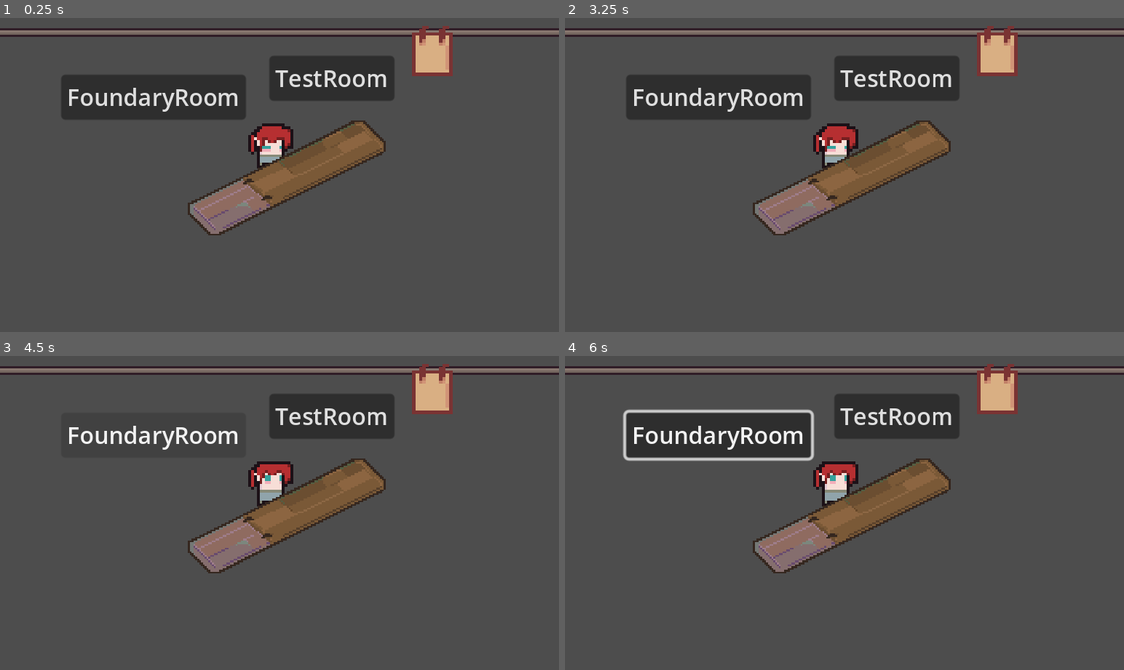
Above: before the commit, frames 1-4 (two rows, left to right).
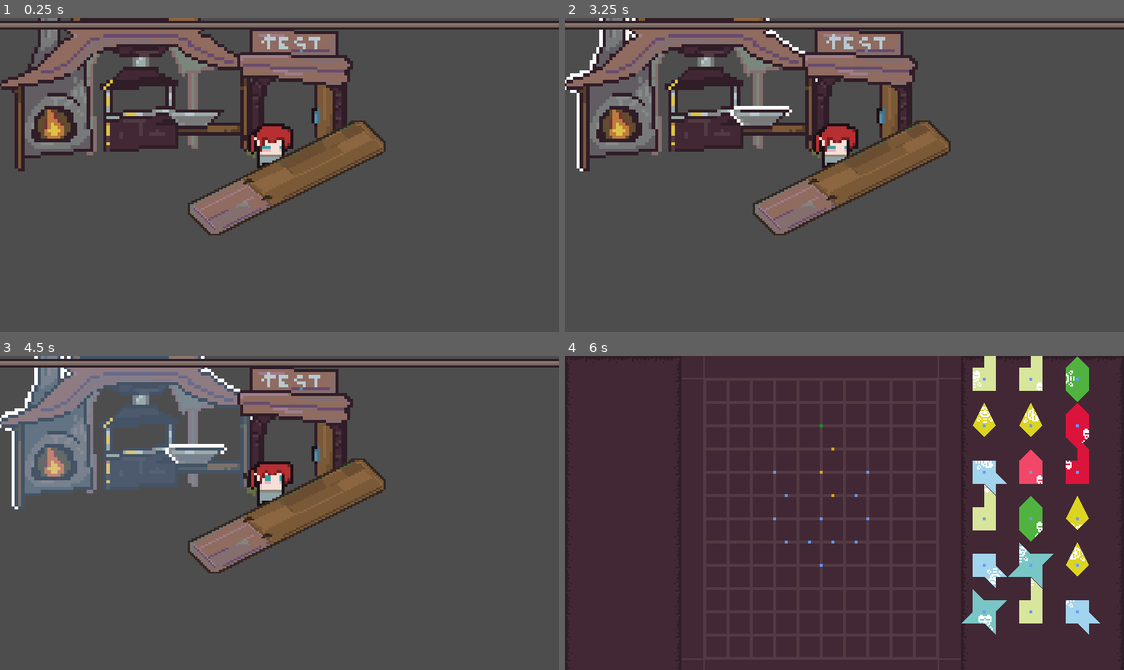
Above: after the commit, the same moments.

Repository: roam1n/forge
Game: Godot game, scene res://Scenes/storeFront/storeFront.tscn
Two runs of this game, one before a commit and one after it. Both use one fixed random seed, a clock stepped at 60 frames per second and the inputs below.
Inputs (mouse positions are in pixels of both pictures, inside the frame that each line leads up to):
- Up to frame 1 (0.25 s): no input
- Up to frame 2 (3.25 s): tap Enter at 0.5, 2.75 s; move the mouse to (967, 159) at 0.52 s; press the mouse at (967, 159) at 0.53 s; hold D (right) 0.53-1.25 s; release the mouse at (967, 159) at 1.25 s; tap Space at 1.25 s; drag from (732, 190) to (816, 237) at 1.27 s; move the mouse to (900, 105) at 2.02 s; hold D (right) 2.03-2.75 s; hold Ctrl 2.03-2.75 s; drag from (816, 237) to (676, 127) at 2.77 s
- Up to frame 3 (4.5 s): move the mouse to (447, 560) at 3.52 s; hold A (left) 3.53-4.25 s; tap Z at 3.6 s; tap Space at 4.25 s; drag from (111, 465) to (195, 434) at 4.27 s
- Up to frame 4 (6 s): move the mouse to (872, 513) at 5.02 s; hold S (down) 5.03-5.75 s; tap Tab at 5.1 s; click (872, 513) at 5.17 s; tap Enter at 5.75 s; drag from (760, 434) to (732, 528) at 5.77 s

The runs differ from the first frame. In frame 1, 22% of the frame differs, in the area x 0-100%, y 0-49%; in frame 2, 22%; in frame 3, 20%; in frame 4, 86%, in the area x 0-100%, y 0-100%.

Commit message:
更新了制造室和测试室的图标

Diff:
--- a/Scenes/storeFront/storeFront.tscn
+++ b/Scenes/storeFront/storeFront.tscn
@@ -1,10 +1,16 @@
-[gd_scene load_steps=8 format=3 uid="uid://ccj46f1anhdrw"]
-
+[gd_scene load_steps=14 format=3 uid="uid://ccj46f1anhdrw"]
+
+[ext_resource type="Texture2D" uid="uid://dna8chy7xavmc" path="res://assets/testRoomButton_NORMAL.png" id="1_1nh26"]
 [ext_resource type="Script" path="res://scripts/StoreFront/buttonToTestRoom.gd" id="1_3f42r"]
+[ext_resource type="Texture2D" uid="uid://ttiqexsk2mtj" path="res://assets/testRoomButton_PRESSED.png" id="2_0vfqo"]
+[ext_resource type="Texture2D" uid="uid://dwyn7t653fsdk" path="res://assets/testRoomButton_HOVER.png" id="2_1rl6l"]
 [ext_resource type="Script" path="res://scripts/StoreFront/buttonToFoundryRoom.gd" id="2_bj1u6"]
 [ext_resource type="Texture2D" uid="uid://cc5msn0226lda" path="res://assets/0x72_16x16DungeonTileset.v5.png" id="3_nlng3"]
 [ext_resource type="PackedScene" uid="uid://devfa4gscvya5" path="res://Scenes/storeFront/player.tscn" id="4_0fdjy"]
+[ext_resource type="Texture2D" uid="uid://qnlappp1ka6x" path="res://assets/faundryRoomButton_NORMAL.png" id="5_k5ikf"]
 [ext_resource type="PackedScene" uid="uid://88gt3j0hvmns" path="res://Scenes/storeFront/commissionSheet.tscn" id="5_l63x6"]
+[ext_resource type="Texture2D" uid="uid://461ux638pw4" path="res://assets/faundryRoomButton_PRESSED.png" id="6_urlj2"]
+[ext_resource type="Texture2D" uid="uid://doufnkru57gn1" path="res://assets/faundryRoomButton_HOVER.png" id="7_26rtt"]
 
 [sub_resource type="TileSetAtlasSource" id="TileSetAtlasSource_xdn32"]
 texture = ExtResource("3_nlng3")
@@ -337,20 +343,27 @@
 
 [node name="Buttons" type="Node" parent="Control"]
 
-[node name="TestRoom" type="Button" parent="Control/Buttons"]
-offset_left = 185.0
-offset_top = 26.0
-offset_right = 271.0
-offset_bottom = 57.0
-text = "TestRoom"
+[node name="TestRoomButton" type="TextureButton" parent="Control/Buttons"]
+z_index = 1
+offset_left = 155.0
+offset_top = 1.0
+offset_right = 203.0
+offset_bottom = 49.0
+scale = Vector2(2.03658, 2.03658)
+texture_normal = ExtResource("1_1nh26")
+texture_pressed = ExtResource("2_0vfqo")
+texture_hover = ExtResource("2_1rl6l")
 script = ExtResource("1_3f42r")
 
-[node name="FoundryRoom" type="Button" parent="Control/Buttons"]
-offset_left = 42.0
-offset_top = 39.0
-offset_right = 169.0
-offset_bottom = 70.0
-text = "FoundaryRoom"
+[node name="FoundryRoomButton" type="TextureButton" parent="Control/Buttons"]
+offset_left = -10.0
+offset_top = -18.0
+offset_right = 80.0
+offset_bottom = 40.0
+scale = Vector2(2.24584, 2.24584)
+texture_normal = ExtResource("5_k5ikf")
+texture_pressed = ExtResource("6_urlj2")
+texture_hover = ExtResource("7_26rtt")
 script = ExtResource("2_bj1u6")
 
 [node name="TileMap" type="TileMap" parent="."]
@@ -360,10 +373,12 @@
 layer_0/tile_data = PackedInt32Array(-131067, 1900544, 7, -65531, 1835008, 7, -131066, 1835008, 7, -65530, 1900544, 7,  …(10030 unchanged characters)…
 
 [node name="Player" parent="." instance=ExtResource("4_0fdjy")]
+z_index = 2
 position = Vector2(142, 44)
 scale = Vector2(1.92908, 1.92908)
 
 [node name="Counter" type="Sprite2D" parent="."]
+z_index = 2
 position = Vector2(153, 66)
 scale = Vector2(1.25505, 1.25505)
 texture = ExtResource("3_nlng3")
@@ -373,15 +388,17 @@
 [node name="Commision" type="Node" parent="."]
 
 [node name="Pole1" type="Sprite2D" parent="Commision"]
-position = Vector2(193, 10)
+position = Vector2(194, 5)
 scale = Vector2(26.2076, 1.48764)
 texture = ExtResource("3_nlng3")
 region_enabled = true
 region_rect = Rect2(383, 178, 18, 4)
 
 [node name="StaticBody2D" parent="Commision" instance=ExtResource("5_l63x6")]
+visible = false
 position = Vector2(297, 18)
 scale = Vector2(2.3062, 2.3062)
 
-[connection signal="pressed" from="Control/Buttons/TestRoom" to="Control/Buttons/TestRoom" method="_on_pressed"]
-[connection signal="pressed" from="Control/Buttons/FoundryRoom" to="Control/Buttons/FoundryRoom" method="_on_pressed"]
+[connection signal="pressed" from="Control/Buttons/TestRoomButton" to="Control/Buttons/TestRoomButton" method="_on_pressed"]
+[connection signal="pressed" from="Control/Buttons/FoundryRoomButton" to="Control/Buttons/TestRoomButton" method="_on_foundry_room_button_pressed"]
+[connection signal="pressed" from="Control/Buttons/FoundryRoomButton" to="Control/Buttons/FoundryRoomButton" method="_on_pressed"]
--- a/dataTables/request/request_001.tres
+++ b/dataTables/request/request_001.tres
@@ -5,6 +5,6 @@
 [resource]
 script = ExtResource("1_34es1")
 min_damage = 0
-rate = 0.2
+frequency = 0
 range = 0
 type = 0
--- a/dataTables/request/request_003.tres
+++ b/dataTables/request/request_003.tres
@@ -5,6 +5,6 @@
 [resource]
 script = ExtResource("1_h8sw7")
 min_damage = 5
-rate = 0.5
+frequency = 0
 range = 30
 type = 0
--- a/scripts/StoreFront/buttonToFoundryRoom.gd
+++ b/scripts/StoreFront/buttonToFoundryRoom.gd
@@ -1,4 +1,4 @@
-extends Button
+extends TextureButton
 var foundryScene = load("res://Scenes/foundryRoom.tscn")
 
 func _on_pressed():
--- a/scripts/StoreFront/buttonToTestRoom.gd
+++ b/scripts/StoreFront/buttonToTestRoom.gd
@@ -1,4 +1,4 @@
-extends Button
+extends TextureButton
 
 var testRoomScene = load("res://Scenes/TestRoom/test_room.tscn")
 func _on_pressed():
Binary file changed: assets/0x72_16x16DungeonTileset.v5.png
Binary file added: assets/faundryRoomButton_HOVER.png
Not shown, added: assets/faundryRoomButton_HOVER.png.import
Binary file added: assets/faundryRoomButton_NORMAL.png
Not shown, added: assets/faundryRoomButton_NORMAL.png.import
Binary file added: assets/faundryRoomButton_PRESSED.png
Not shown, added: assets/faundryRoomButton_PRESSED.png.import
Binary file added: assets/testRoomButton_HOVER.png
Not shown, added: assets/testRoomButton_HOVER.png.import
Binary file added: assets/testRoomButton_NORMAL.png
Not shown, added: assets/testRoomButton_NORMAL.png.import
Binary file added: assets/testRoomButton_PRESSED.png
(and 1 more such lines)
